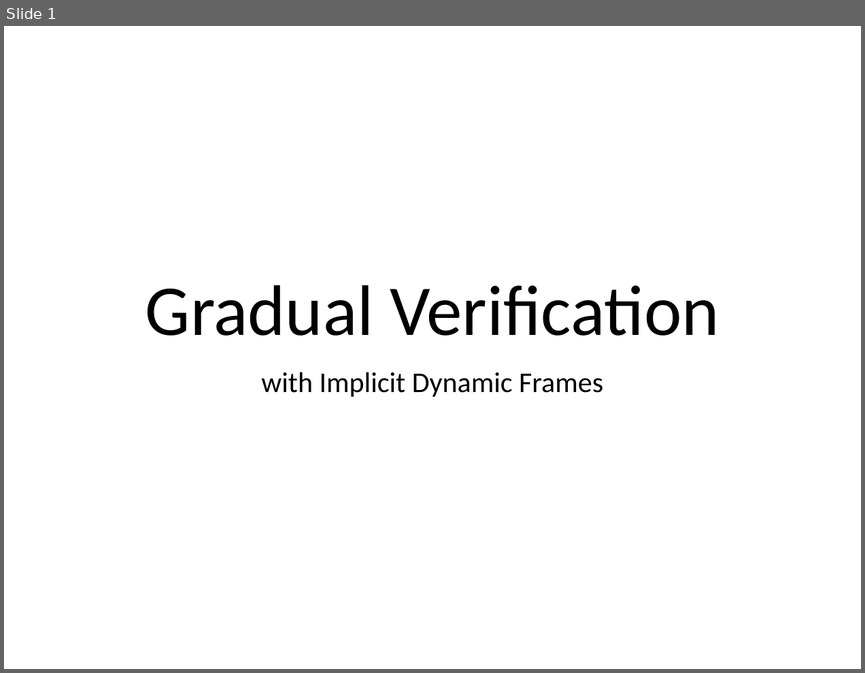
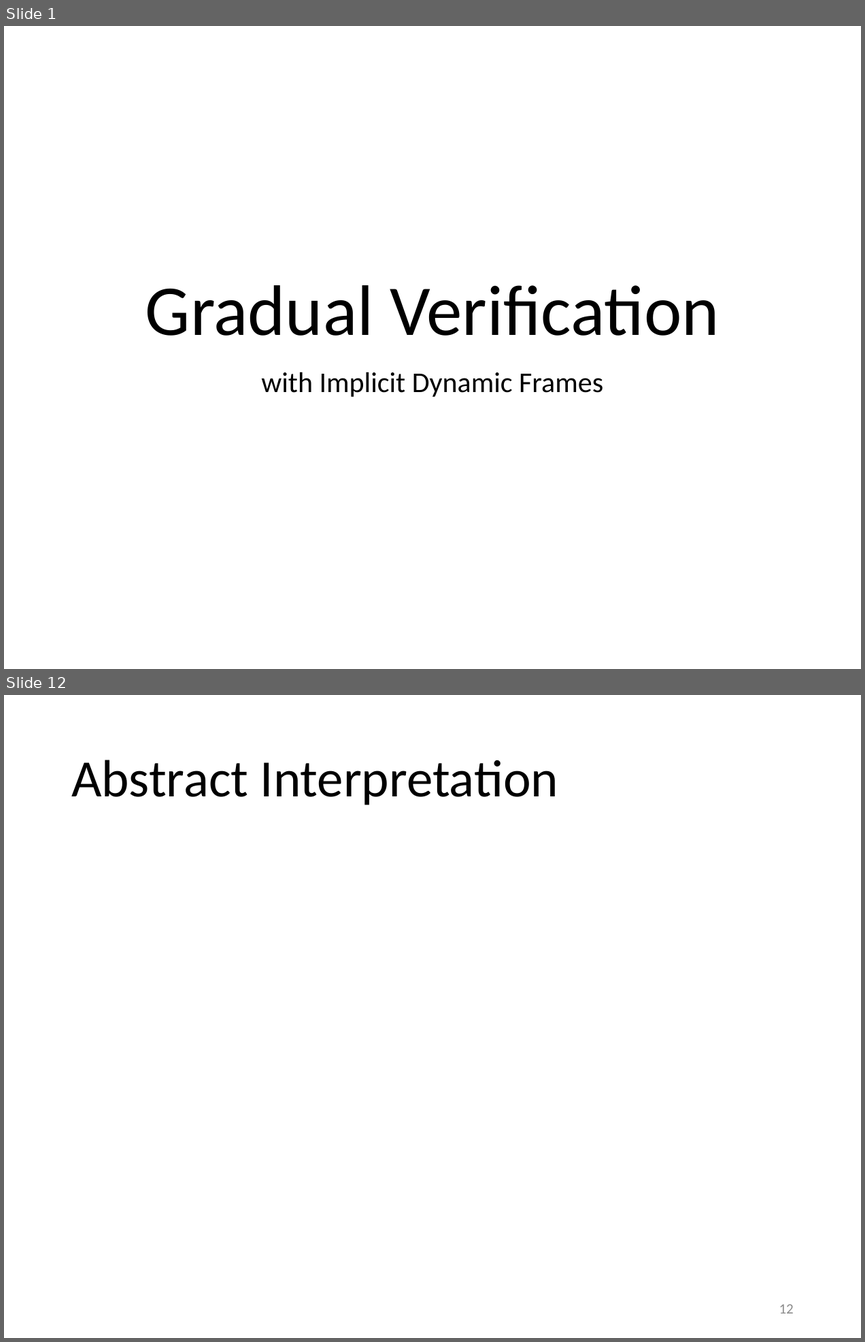
Before and after one commit to olydis/GradVerThesis, a slide deck: presentation/PLunch.pptx. Shown one above the other, each under a label of ours: slide 1 before the commit, slides 1 and 12 after it; the slides between them are not shown. The pictures are 865x673 and 865x1342 pixels, drawn with LibreOffice and Linux fonts; fonts in the diff are those of the drawing. Boxes give left, top, right and bottom in pixels: in the first picture for what was removed or moved away, otherwise in the second. Text is boxed around its words. In the diff, an @@ line names an element or a change of style, - is before the commit and + after.

```diff
--- a/presentation/PLunch.pptx
+++ b/presentation/PLunch.pptx
@@ slide 12 added at box(4, 695, 861, 1338), background #FFFFFF @@
@@ title added at box(71, 760, 558, 805), 44 pt, text #000000 @@
+Abstract Interpretation
@@ page number added at box(779, 1304, 793, 1313), 12 pt, text #8C8C8C @@
+12
```
Also in this commit, not shown: 9 slides changed, 1 other slide added, 7 other files.
